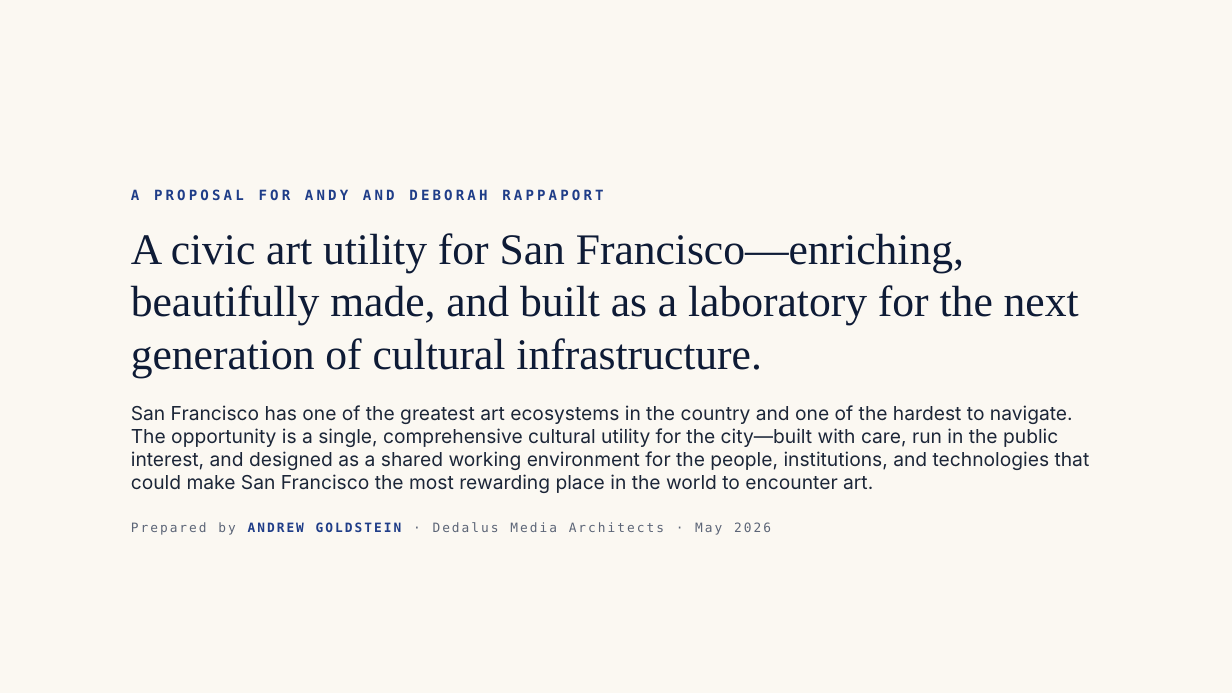
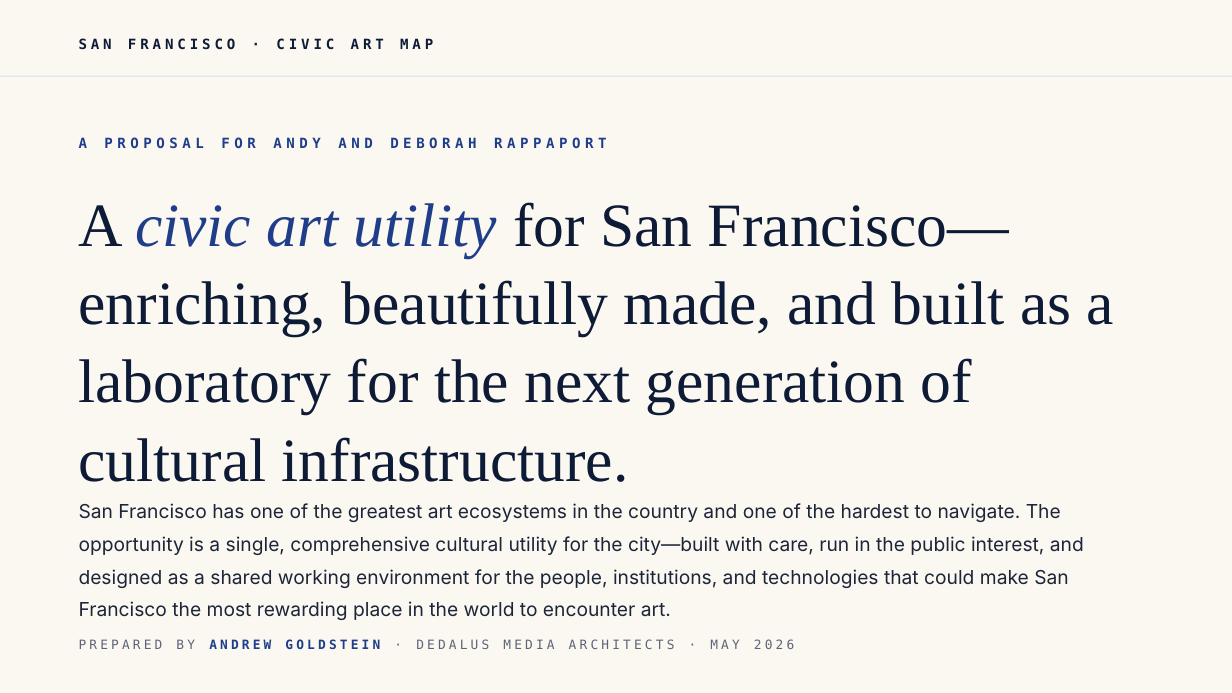
Before and after one commit to amgoldstein6/sf-civic-art-map, a slide deck: slide 1 of sf-civic-art-map.pptx. Drawn at 1232x693 pixels with LibreOffice and Linux fonts; fonts in the diff are those of the drawing. Boxes give left, top, right and bottom in pixels: in the first picture for what was removed or moved away, otherwise in the second. Text is boxed around its words. In the diff, an @@ line names an element or a change of style, - is before the commit and + after.

```diff
--- a/sf-civic-art-map.pptx
+++ b/sf-civic-art-map.pptx
@@ text added at (x1=79, y1=38, x2=433, y2=50), 11 pt, text #0E1B36, bold @@
+SAN FRANCISCO · CIVIC ART MAP
@@ rectangle added at (x1=0, y1=76, x2=1232, y2=77), fill #D6DEEA @@
@@ text added at (x1=79, y1=137, x2=606, y2=148), 11 pt, text #1F3D88, bold @@
+A PROPOSAL FOR ANDY AND DEBORAH RAPPAPORT
@@ text added at (x1=79, y1=202, x2=1114, y2=482), 48 pt, text #0E1B36 @@
+A civic art utility for San Francisco—enriching, beautifully made, and built as a laboratory for the next generation of cultural infrastructure.
@@ text at (x1=131, y1=189, x2=1079, y2=377): paragraphs removed @@
-A PROPOSAL FOR ANDY AND DEBORAH RAPPAPORT
-A civic art utility for San Francisco—enriching, beautifully made, and built as a laboratory for the next generation of cultural infrastructure.
@@ text "San Francisco has one of ..." moved from (x1=131, y1=189, x2=1090, y2=535) to (x1=79, y1=503, x2=1084, y2=620) @@
@@ text "San Francisco has one of ..." at (x1=79, y1=503, x2=1084, y2=620): line spacing 1 to 1.42; less space between paragraphs; vertical alignment middle to top @@
@@ text at (x1=131, y1=522, x2=771, y2=535): paragraph removed @@
-Prepared by ANDREW GOLDSTEIN · Dedalus Media Architects · May 2026
@@ text added at (x1=79, y1=639, x2=794, y2=649), 10 pt, text #5C6577 @@
+PREPARED BY ANDREW GOLDSTEIN · DEDALUS MEDIA ARCHITECTS · MAY 2026
```
Also in this commit, not shown: 8 other slides changed, 1 slide added, 1 slide removed, 1 other file.
